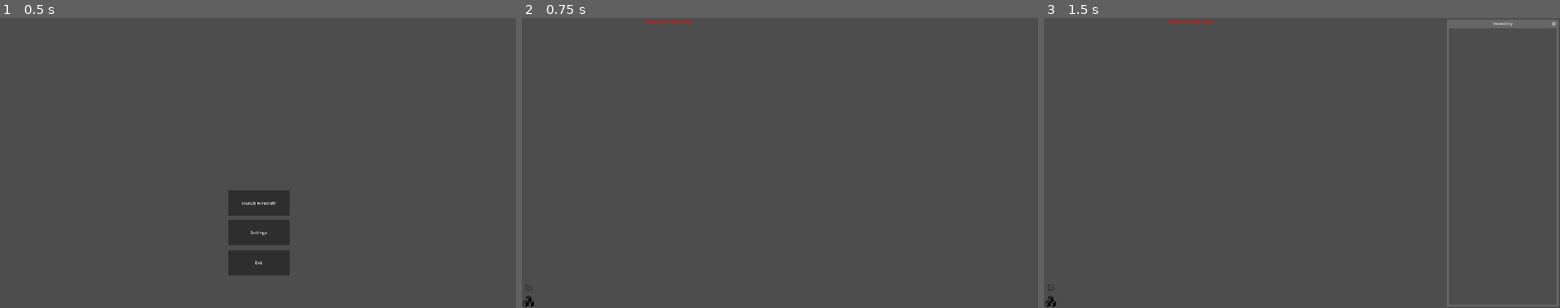
Above: before the commit, frames 1-3 (left to right).
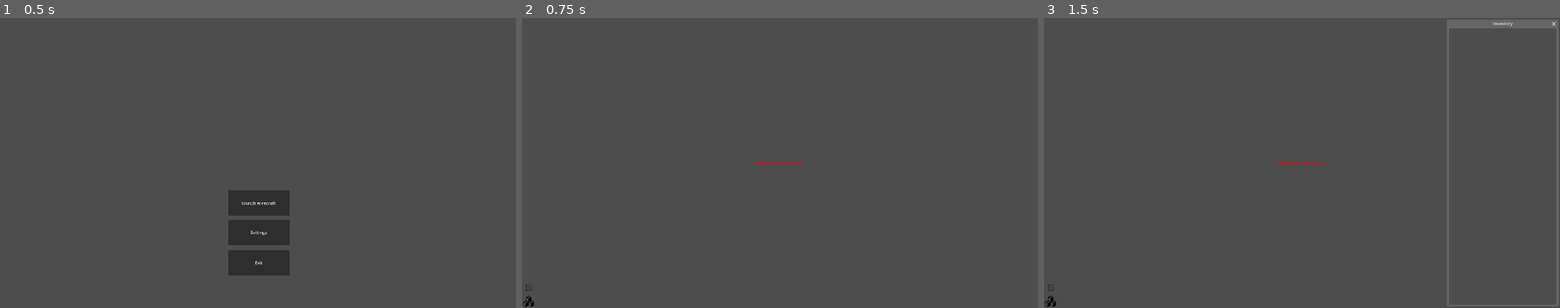
Above: after the commit, the same moments.

Repository: wirecraft-team/wirecraft
Game: Godot game, scene res://scenes/Menu.tscn
Same seed, same stepped clock (60 frames per second), same inputs: the game is played once before the commit and once after it.
Inputs (mouse positions are in pixels of both pictures, inside the frame that each line leads up to):
- Up to frame 1 (0.5 s): no input
- Up to frame 2 (0.75 s): click "launch wirecraft" at 0.5 s
- Up to frame 3 (1.5 s): click (1049, 302) at 1.25 s

Frame 1 is identical in both runs. In frame 2, 0.1% of the frame differs, in the area x 24-55%, y 0-51%; in frame 3, 0.1%.

Commit message:
fix: Start server message critical fix

Diff:
--- a/godot/scenes/Game.tscn
+++ b/godot/scenes/Game.tscn
@@ -68,12 +68,21 @@
 unresizable = true
 
 [node name="ServerText" type="RichTextLabel" parent="CanvasLayer"]
-offset_left = 460.0
-offset_top = 2.0
-offset_right = 659.0
-offset_bottom = 42.0
+anchors_preset = 8
+anchor_left = 0.5
+anchor_top = 0.5
+anchor_right = 0.5
+anchor_bottom = 0.5
+offset_left = -98.5
+offset_top = -18.5
+offset_right = 98.5
+offset_bottom = 18.5
+grow_horizontal = 2
+grow_vertical = 2
 bbcode_enabled = true
 text = "[color=#ff0000]Please start the server[/color]"
+horizontal_alignment = 1
+vertical_alignment = 1
 
 [connection signal="pressed" from="CanvasLayer/InventoryButton" to="CanvasLayer" method="_on_inventory_button_pressed"]
 [connection signal="close_requested" from="CanvasLayer/InventoryWindow" to="CanvasLayer" method="_on_inventory_window_close_requested"]
